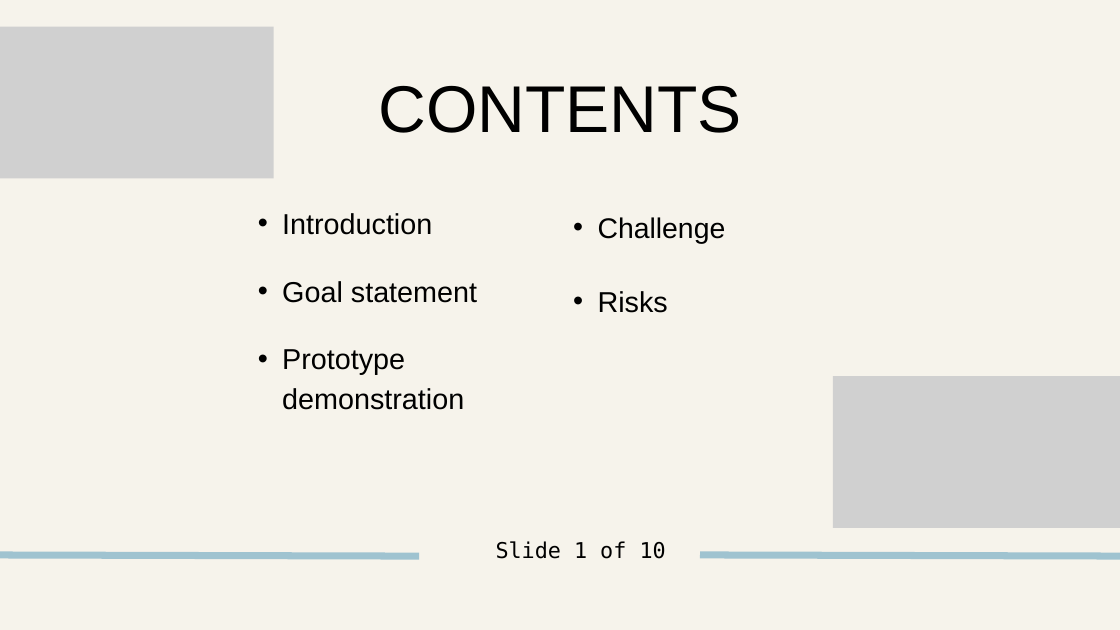
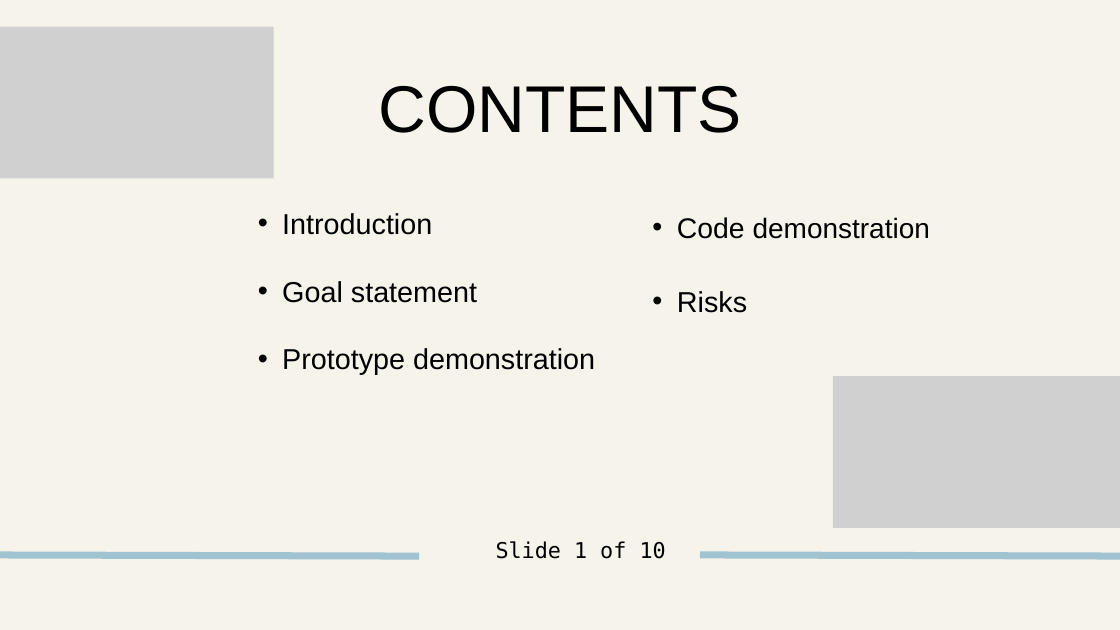
Before and after one commit to kypss94132/CAS741_YiLeng-Chen, a slide deck: slide 2 of docs/Presentations/POCPresentation.pptx. Drawn at 1120x630 pixels with LibreOffice and Linux fonts; fonts in the diff are those of the drawing; grey boxes stand for pictures. Boxes give left, top, right and bottom in pixels: in the first picture for what was removed or moved away, otherwise in the second. Text is boxed around its words. In the diff, an @@ line names an element or a change of style, - is before the commit and + after.

Commit message:
Upload POC Slides

```diff
--- a/docs/Presentations/POCPresentation.pptx
+++ b/docs/Presentations/POCPresentation.pptx
@@ text at (x1=677, y1=217, x2=930, y2=239): text changed; size 36.5 to 36 pt @@
-  • Challenge
+  • Code demonstration
@@ text "Risks" moved from (x1=598, y1=291, x2=668, y2=313) to (x1=677, y1=291, x2=747, y2=313) @@
@@ text "Prototype demonstration" rewrapped from (x1=282, y1=349, x2=464, y2=410) to (x1=282, y1=348, x2=595, y2=375) @@
```
Also in this commit, not shown: 1 other slide changed, 2 slides added, 1 slide removed.
